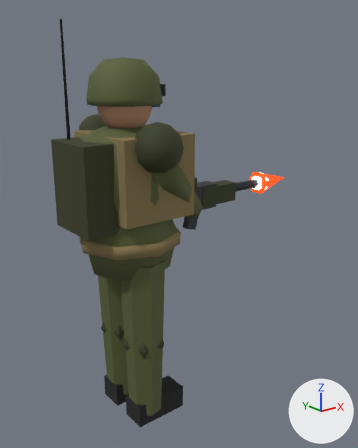
The glTF model godot/assets/models/soldier.glb as it was, and as the next commit left it.
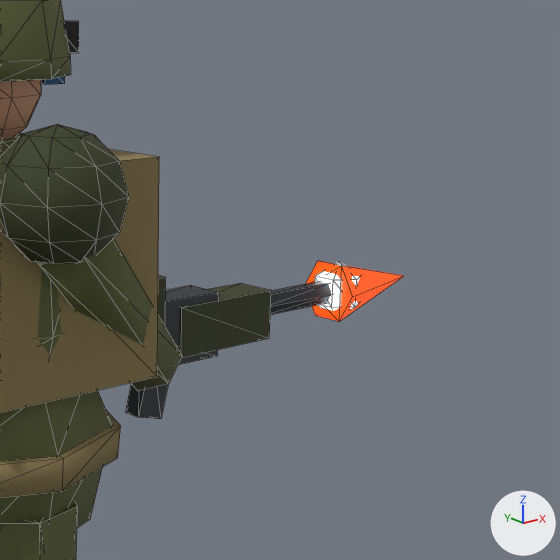
There are two pictures of each version: one whole from a 50 mm camera at (-1.25, -1.95, 1.75) aimed at (0.38, 0.08, 0.94), one close up on the part from 38% to 95% of the width and 17% to 63% of the height. Arrows for +X, +Y and +Z are at lower right; the lights stay in place. The older version's two pictures come first. The close-ups show mesh edges as thin lines. Vertices at exactly the same position are counted once.

Before the edit, the objects in view are built like this:
```python
me_soldier = bpy.data.meshes.new('soldier')
me_soldier.from_pydata(...)  # 544 vertices, 972 faces; spans x -0.3..1.15, y -0.36..0.36, z 0.0..1.95
me_soldier.materials.append(mat_olive)  # dark green #5b6238
me_soldier.materials.append(mat_olive_dark)  # dark green #3c4126
me_soldier.materials.append(mat_rubber)  # black #1e1f20
me_soldier.materials.append(mat_khaki)  # yellow #8a7a52
me_soldier.materials.append(mat_unit_glow)  # green #9dff7a, glowing green #9dff7a
me_soldier.materials.append(mat_skin)  # brown #c49478
me_soldier.materials.append(mat_solar)  # blue #2f5d8a
me_soldier.materials.append(mat_gunmetal)  # dark grey #3e4347
me_soldier.materials.append(mat_fire)  # orange #ff4a00, glowing orange #f34600
me_soldier.materials.append(mat_flash_white)  # pale blue #dff4ff, glowing pale blue #dff4ff
ob_soldier = bpy.data.objects.new('soldier', me_soldier)
ob_soldier.location = (0.0, 0.0, 0.0)
```
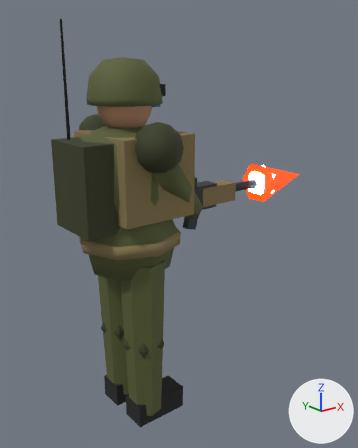
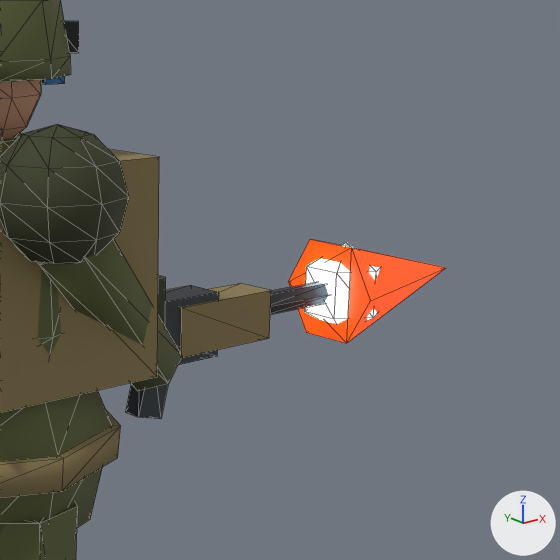
The change in detail:
me_soldier is used by ob_soldier; location (0.0, 0.0, 0.0).
me_soldier had 544 vertices, 972 faces and spanned x -0.3..1.15, y -0.36..0.36, z 0.0..1.95.
me_soldier now has 544 vertices, 972 faces and spans x -0.3..1.3, y -0.36..0.36, z 0.0..1.95.
me_soldier part 1: the loose piece of 8 vertices spanning x -0.15..0.23, y -0.22..0.22, z 1.09..1.47 is scaled about its middle by (0.632, 0.205, 0.263), then moved by (0.52, 0.0, -0.18).
me_soldier part 2: the loose piece of 7 vertices spanning x 0.9..1.15, y -0.07..0.07, z 1.05..1.17 is scaled about its middle by (1.6, 1.71, 1.71), then moved by (0.07, 0.0, 0.0).
me_soldier part 3: the loose piece of 14 vertices spanning x 0.89..0.98, y -0.05..0.05, z 1.05..1.17 is scaled about its middle by 1.67, then moved by (0.02, 0.0, 0.0).
me_soldier part 4: 12 faces spanning x -0.08..0.2, y 0.05..0.17, z 0.0..0.12 switch from mat_olive_dark (dark green #3c4126) to mat_rubber (black #1e1f20).
Other edits to the shape of me_soldier do not show in these pictures.

Boxes (x1, y1, x2, y2) around the edits, measured in the close-ups (560 x 560 px; the box of a moved part takes in the faces that stretch with it):
'soldier', reshaped
    before: (0, 0, 404, 560)
    after: (0, 0, 446, 560)
part 1 of me_soldier, moved or reshaped
    before: (0, 149, 159, 412)
    after: (180, 283, 271, 358)
part 2 of me_soldier, moved or reshaped
    before: (306, 261, 404, 321)
    after: (288, 239, 446, 343)
part 3 of me_soldier, moved or reshaped
    before: (315, 262, 359, 311)
    after: (305, 242, 380, 324)
part 4 of me_soldier, recoloured (dark green)
    before: (180, 283, 271, 358)
